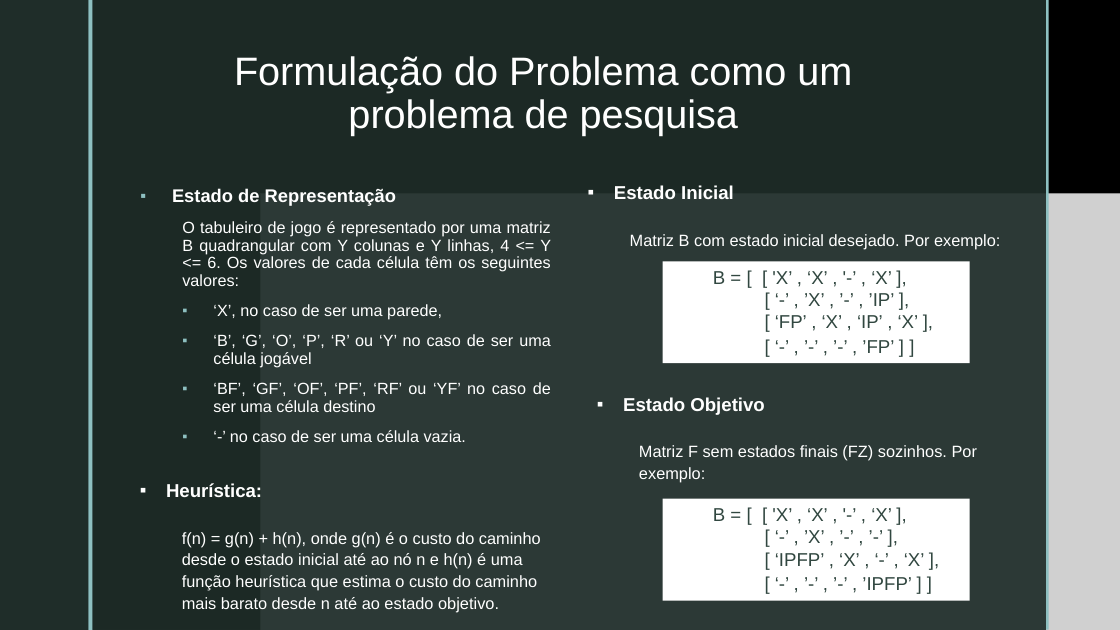
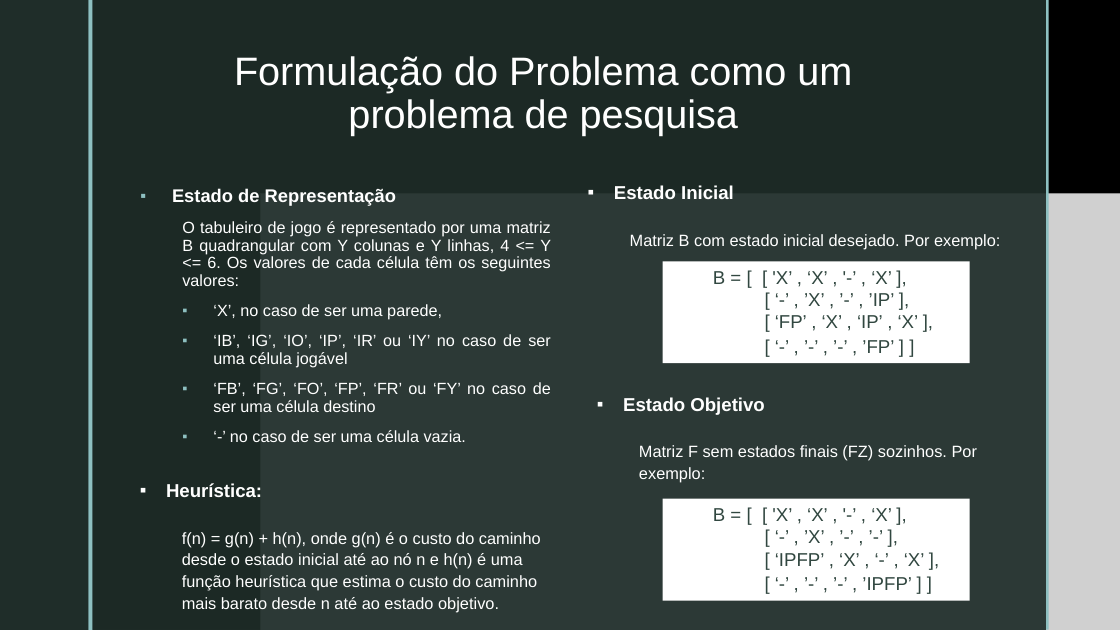
Before and after one commit to pedrovponte/IART-g39, a slide deck: slide 4 of docs/presentation.pptx. Drawn at 1120x630 pixels with LibreOffice and Linux fonts; fonts in the diff are those of the drawing; grey boxes stand for pictures; background and template pictures are left out. Boxes give left, top, right and bottom in pixels: in the first picture for what was removed or moved away, otherwise in the second. Text is boxed around its words. In the diff, an @@ line names an element or a change of style, - is before the commit and + after.

```diff
--- a/docs/presentation.pptx
+++ b/docs/presentation.pptx
@@ text at box(213, 334, 551, 412): text changed @@
-  ▪ ‘B’, ‘G’, ‘O’, ‘P’, ‘R’ ou ‘Y’ no caso de ser uma célula jogável
-  ▪ ‘BF’, ‘GF’, ‘OF’, ‘PF’, ‘RF’ ou ‘YF’ no caso de ser uma célula destino
+  ▪ ‘IB’, ‘IG’, ‘IO’, ‘IP’, ‘IR’ ou ‘IY’ no caso de ser uma célula jogável
+  ▪ ‘FB’, ‘FG’, ‘FO’, ‘FP’, ‘FR’ ou ‘FY’ no caso de ser uma célula destino
```
Also in this commit, not shown: 1 other slide changed.
